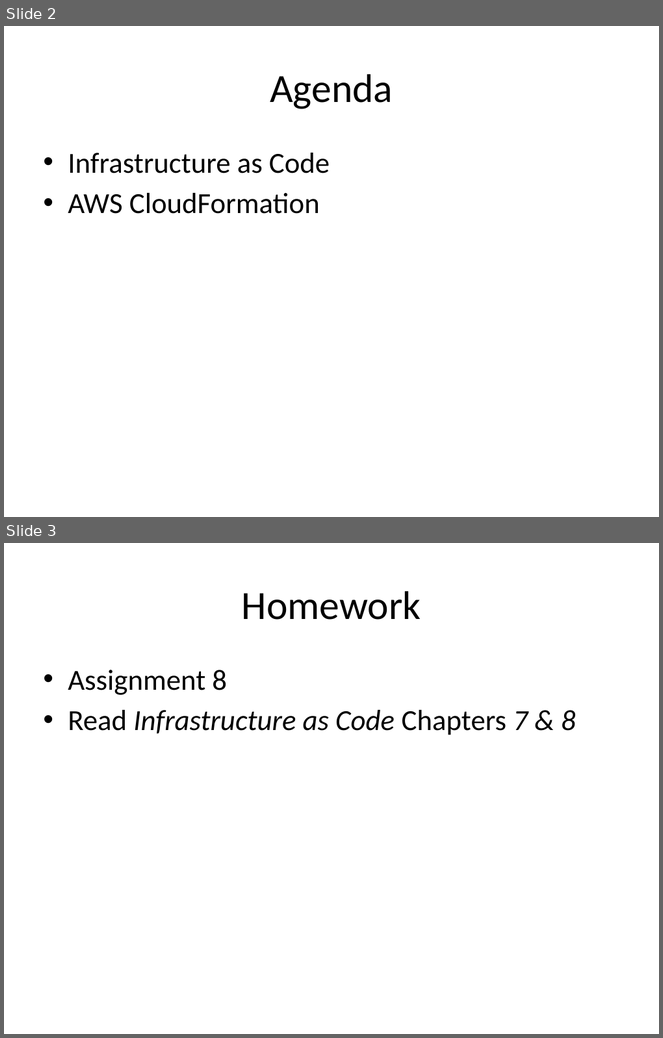
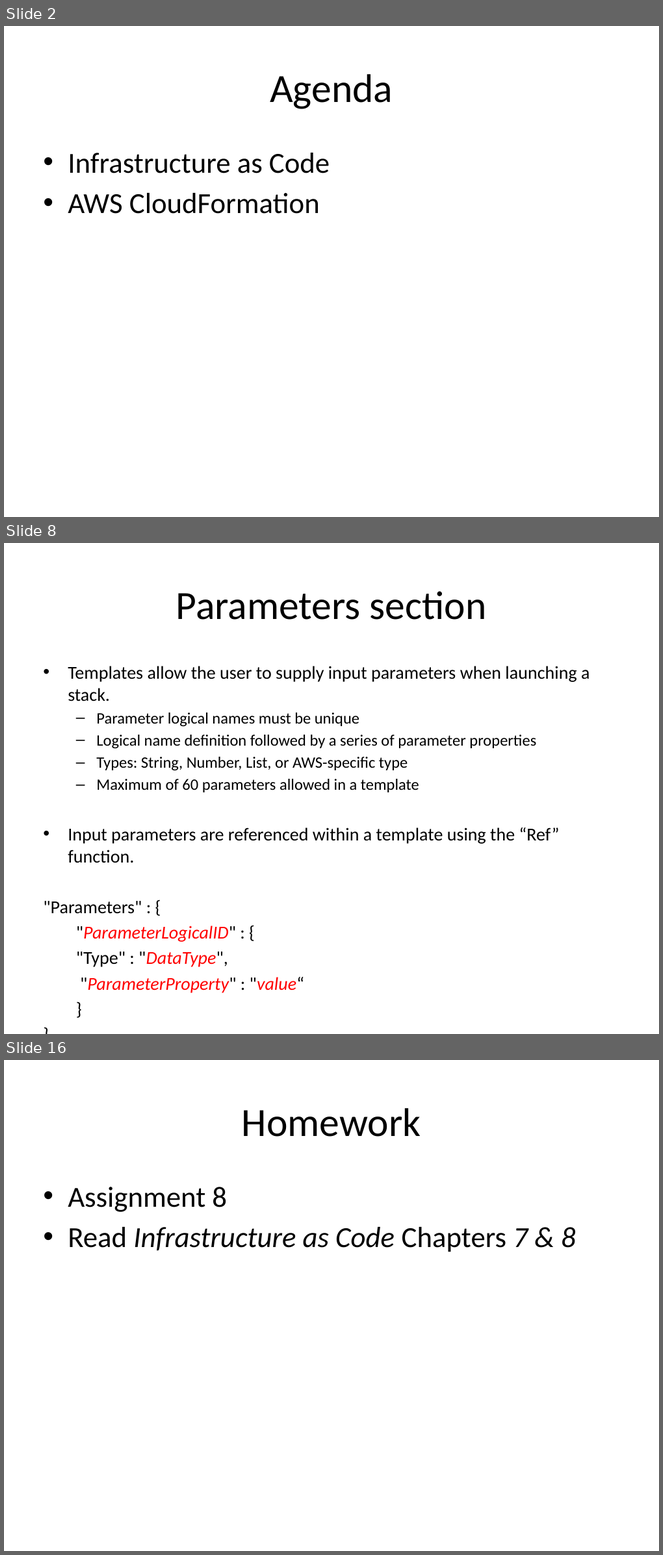
Before and after one commit to jasondbaker/infrastructure-class, a slide deck: infrastructure-week-9.pptx. Shown one above the other, each under a label of ours: slides 2 and 3 before the commit, slides 2, 8 and 16 after it; the slides between them are not shown. The pictures are 663x1038 and 663x1555 pixels, drawn with LibreOffice and Linux fonts; fonts in the diff are those of the drawing. Boxes give left, top, right and bottom in pixels: in the first picture for what was removed or moved away, otherwise in the second. Text is boxed around its words. In the diff, an @@ line names an element or a change of style, - is before the commit and + after.

```diff
--- a/infrastructure-week-9.pptx
+++ b/infrastructure-week-9.pptx
@@ slide 8 added at (4, 543, 659, 1034), background #FFFFFF @@
@@ title added at (176, 591, 487, 620), 44 pt, text #000000 @@
+Parameters section
@@ text added at (43, 666, 590, 993), 20 pt, text #000000 @@
+• Templates allow the user to supply input parameters when launching a stack.
+  – Parameter logical names must be unique
+  – Logical name definition followed by a series of parameter properties
+  – Types: String, Number, List, or AWS-specific type
+  – Maximum of 60 parameters allowed in a template
+• Input parameters are referenced within a template using the “Ref” function.
+"Parameters" : {
+"ParameterLogicalID" : {
+"Type" : "DataType",
+"ParameterProperty" : "value“
+}
+}
@@ what was slide 3 is now slide 16 @@
```
Also in this commit, not shown: 12 other slides added, 1 other file.
